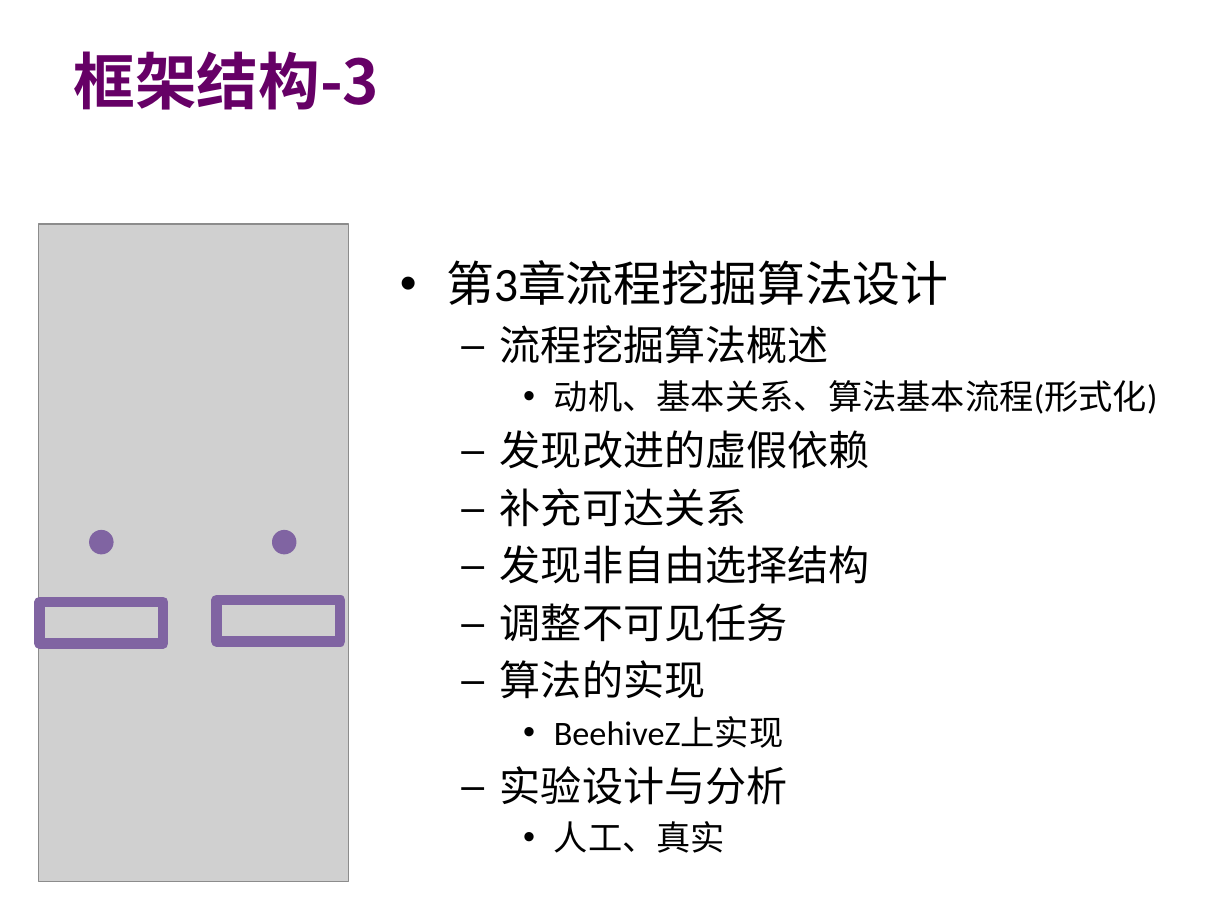
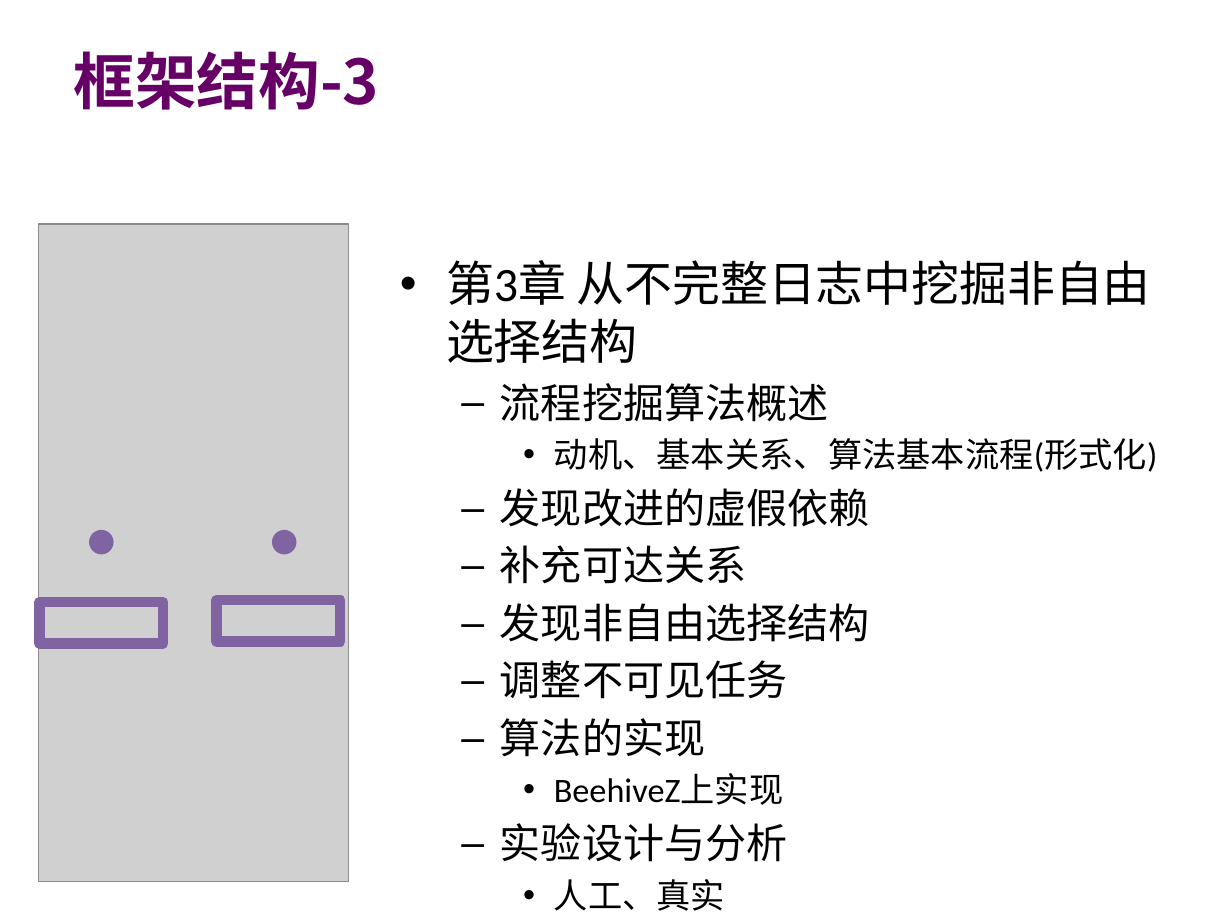
Before and after one commit to guoqinlong/Master-Thesis, a slide deck: slide 9 of 郭秦龙初稿汇报.pptx. Drawn at 1232x924 pixels with LibreOffice and Linux fonts; fonts in the diff are those of the drawing; grey boxes stand for pictures; background and template pictures are left out. Boxes give left, top, right and bottom in pixels: in the first picture for what was removed or moved away, otherwise in the second. Text is boxed around its words. In the diff, an @@ line names an element or a change of style, - is before the commit and + after.

```diff
--- a/郭秦龙初稿汇报.pptx
+++ b/郭秦龙初稿汇报.pptx
@@ text at [446, 260, 1151, 363]: text changed @@
-• 第3章流程挖掘算法设计
+• 第3章 从不完整日志中挖掘非自由选择结构
```
Also in this commit, not shown: 11 other slides changed.
